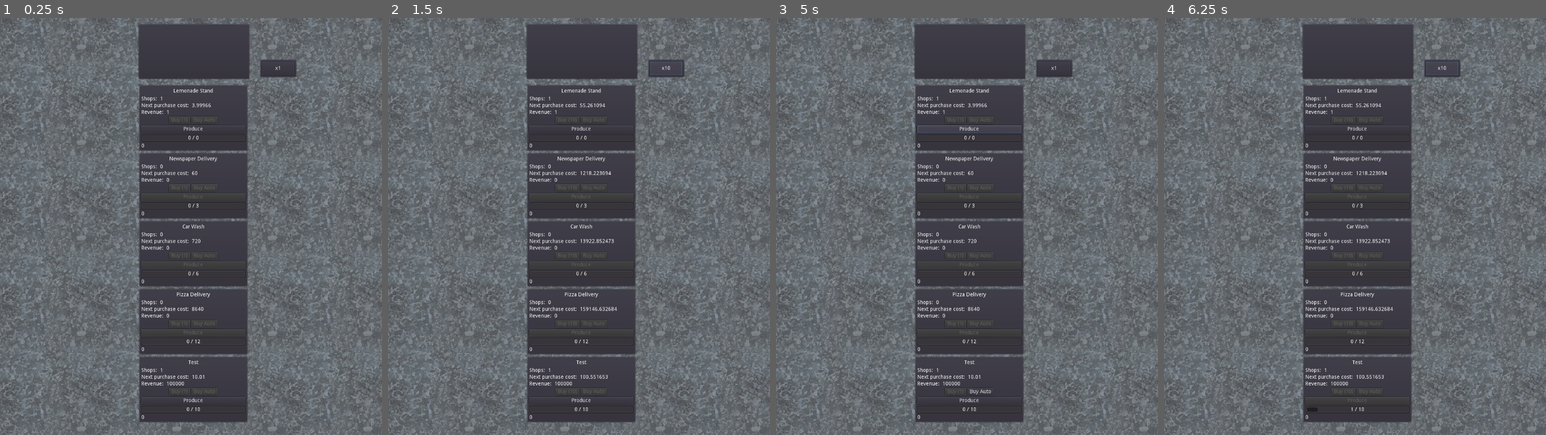
Above: before the commit, frames 1-4 (left to right).
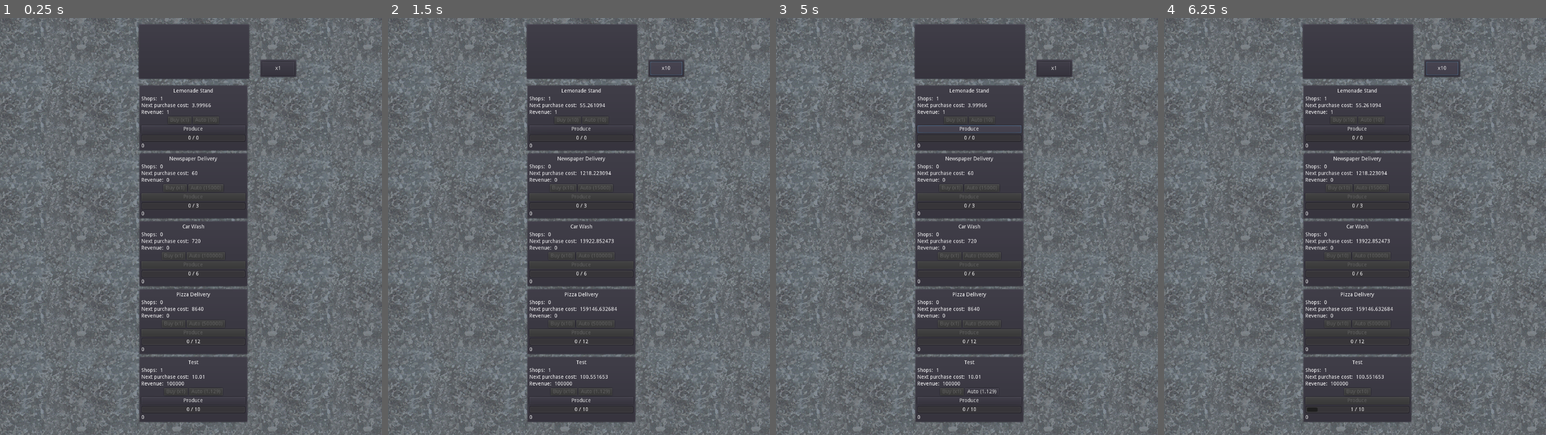
Above: after the commit, the same moments.

Repository: lazygnulf/LazyGnulfProto
Game: Godot game, scene res://Game.tscn
Two runs of this game, one before a commit and one after it. Both use one fixed random seed, a clock stepped at 60 frames per second and the inputs below.
Inputs:
- Up to frame 1 (0.25 s): no input
- Up to frame 2 (1.5 s): click "Produce" at 0.5 s; click "x1" at 1.25 s
- Up to frame 3 (5 s): click "x10" at 2 s; click "x100" at 2.75 s; click "Max" at 3.5 s; click "Produce" at 4.25 s
- Up to frame 4 (6.25 s): click "Buy Auto" (after the commit: "Auto (1.129)") at 5 s; click "x1" at 5.75 s

The runs differ from the first frame. In frame 1, less than 0.1% of the frame differs, in the area x 42-59%, y 23-91%; in frame 2, 0.1%; in frame 3, 0.1%; in frame 4, 0.1%.

Commit message:
Improve Auto: show price and hide button once it was bought.

Diff:
--- a/Business.gd
+++ b/Business.gd
@@ -49,12 +49,15 @@
 
 func _ready() -> void:
 	num_shops = initial_num_shops
+	buy_auto_button.text = "Auto (" + str(auto_cost) + ")"
 	buy_shops_button.connect("pressed", self, "on_buy_shops_pressed")
 	buy_auto_button.connect("pressed", self, "on_buy_auto_pressed")
 	produce_button.connect("pressed", self, "_on_Produce_pressed")
 	Signals.connect("system_ticked", self, "_on_system_ticked")
 	Signals.connect("buy_multiplier_changed", self, "_on_buy_multiplier_changed")
 	Signals.connect("balance_changed", self, "_on_balance_changed")
+
+
 	_update_ui()
 
 
@@ -85,10 +88,10 @@
 	shop_cost_label.text = str(next_purchase_cost(_get_num_shops_next_purchase()))
 	revenue_label.text = str(next_revenue())
 
-	buy_shops_button.text = "Buy (" + str(_get_num_shops_next_purchase()) + ")"
+	buy_shops_button.text = "Buy (x" + str(_get_num_shops_next_purchase()) + ")"
 	buy_shops_button.disabled = _get_num_shops_next_purchase() == 0 || Bank.balance < next_purchase_cost(_get_num_shops_next_purchase())
-
-	buy_auto_button.disabled = has_auto || num_shops == 0 || Bank.balance < auto_cost
+	if !has_auto:
+		buy_auto_button.disabled = num_shops == 0 || Bank.balance < auto_cost
 	produce_button.disabled = num_shops == 0 || in_production
 	production_progressbar.value = float(production_progress)*100 / prod_time
 	production_progressbar_label.text = str(production_progress/1000) + " / " + str(prod_time/1000)
@@ -135,6 +138,7 @@
 
 func on_buy_auto_pressed() -> void:
 	if !has_auto && Bank.withdraw(auto_cost):
+		buy_auto_button.visible = false
 		has_auto = true
 		in_production = true
 		_update_ui()
